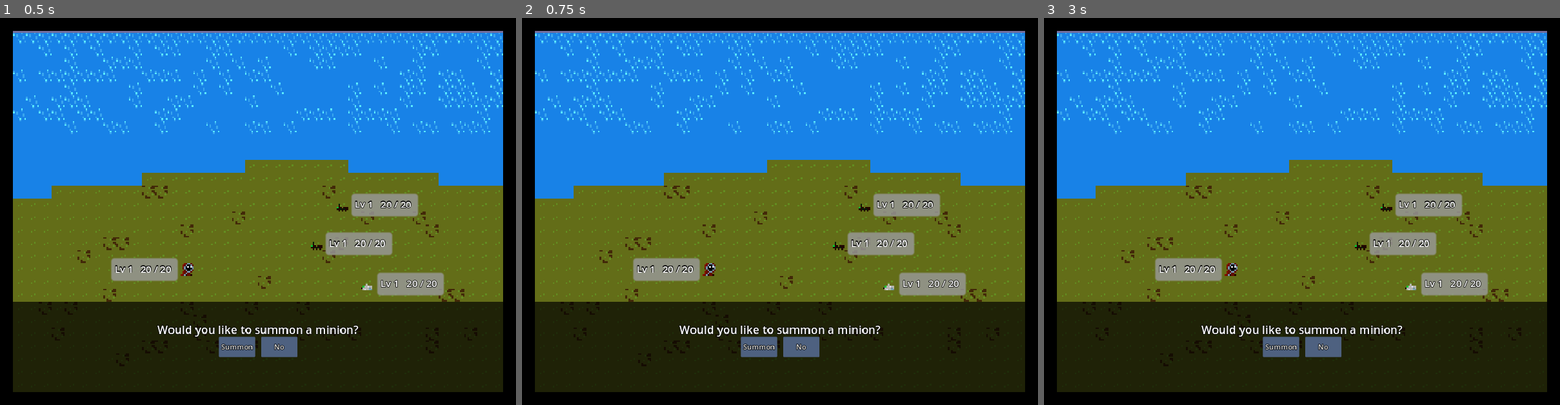
Above: before the commit, frames 1-3 (left to right).
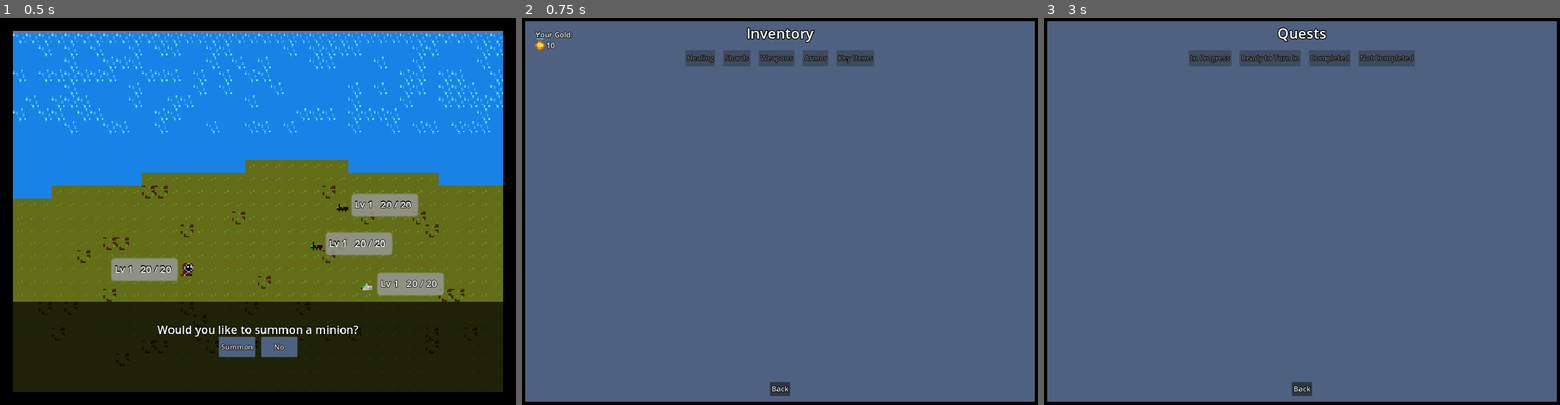
Above: after the commit, the same moments.

Repository: 123outerme/Shards-of-Grandeur
Game: Godot game, scene res://GameScenes/Battle.tscn
Two runs of this game, one before a commit and one after it. Both use one fixed random seed, a clock stepped at 60 frames per second and the inputs below. This scene is started directly instead of the project's main scene.
Inputs (mouse positions are in pixels of both pictures, inside the frame that each line leads up to):
- Up to frame 1 (0.5 s): no input
- Up to frame 2 (0.75 s): click "Summon" at 0.5 s
- Up to frame 3 (3 s): click "No" at 1.25 s; click (1302, 389) at 2 s, where only the run after the commit has a clickable "Back"; tap Enter at 2.75 s; hold D (move_right) from 2.78 s (still down); hold Q (game_quests) from 2.78 s (still down)

Frame 1 is identical in both runs. In frame 2, 96% of the frame differs, in the area x 0-100%, y 0-100%; in frame 3, 96%.
Error before the commit: Parse Error: Too few arguments for "command_guard()" call. Expected at least 1 but received 0. (res://Scripts/Battle/BattleScene/AllCommands.gd:19)

Commit message:
Completed inventory action, added UI shortcuts

Diff:
--- a/GameScenes/Battle.tscn
+++ b/GameScenes/Battle.tscn
@@ -10,6 +10,8 @@
 [ext_resource type="Script" path="res://Scripts/Battle/BattleScene/SummonMenu.gd" id="7_ghrgg"]
 [ext_resource type="Script" path="res://Scripts/Battle/BattleScene/Results.gd" id="9_ul6ls"]
 [ext_resource type="PackedScene" uid="uid://drjv6mqrkwq3n" path="res://Prefabs/UI/Inventory/InventoryPanel.tscn" id="10_4t0i5"]
+[ext_resource type="Script" path="res://Scripts/Battle/BattleScene/BattleUI.gd" id="10_ier4v"]
+[ext_resource type="PackedScene" uid="uid://qv1m7rspcxl3" path="res://Prefabs/UI/Quests/QuestsPanel.tscn" id="11_05pqh"]
 
 [sub_resource type="StyleBoxFlat" id="StyleBoxFlat_75ng8"]
 bg_color = Color(0, 0, 0, 0.686275)
@@ -54,6 +56,8 @@
 [node name="BattleCam" type="Camera2D" parent="." node_paths=PackedStringArray("battleController")]
 zoom = Vector2(4, 4)
 script = ExtResource("4_tdxwi")
+menuState = null
+commandingMinion = null
 battleController = NodePath("..")
 
 [node name="BattleTextBox" type="Node2D" parent="BattleCam"]
@@ -217,6 +221,7 @@
 Player Command"
 
 [node name="Moves" type="Control" parent="BattleCam/BattleTextBox/TextContainer/MarginContainer"]
+visible = false
 layout_mode = 2
 
 [node name="Results" type="Control" parent="BattleCam/BattleTextBox/TextContainer/MarginContainer" node_paths=PackedStringArray("battleUI")]
@@ -231,13 +236,19 @@
 offset_bottom = 224.0
 text = "This is the battle text box. It should hold a decent amount of information, that being text, controls/buttons/i …(289 unchanged characters)…
 
-[node name="UI" type="Node2D" parent="BattleCam"]
+[node name="UI" type="Node2D" parent="BattleCam" node_paths=PackedStringArray("battleUI")]
 scale = Vector2(0.25, 0.25)
+script = ExtResource("10_ier4v")
+battleUI = NodePath("..")
 
 [node name="InventoryPanelNode" parent="BattleCam/UI" instance=ExtResource("10_4t0i5")]
 visible = false
 position = Vector2(-640, -480)
 inBattle = true
+
+[node name="QuestsPanelNode" parent="BattleCam/UI" instance=ExtResource("11_05pqh")]
+visible = false
+position = Vector2(-640, -480)
 
 [connection signal="pressed" from="BattleCam/BattleTextBox/TextContainer/MarginContainer/Summon/YesSummon" to="BattleCam/BattleTextBox/TextContainer/MarginContainer/Summon" method="_on_yes_summon_pressed"]
 [connection signal="pressed" from="BattleCam/BattleTextBox/TextContainer/MarginContainer/Summon/NoSummon" to="BattleCam/BattleTextBox/TextContainer/MarginContainer/Summon" method="_on_no_summon_pressed"]
--- a/Scripts/Battle/BattleScene/AllCommands.gd
+++ b/Scripts/Battle/BattleScene/AllCommands.gd
@@ -5,9 +5,14 @@
 var commandingCombatant: CombatantNode = null
 var commandingMinion: bool = false
 
+@onready var backToPlayerCmdBtn: Button = get_node("BackToPlayerButton")
+
 # Called when the node enters the scene tree for the first time.
 func _ready():
 	pass # Replace with function body.
+
+func load_all_commands():
+	backToPlayerCmdBtn.visible = commandingMinion
 
 func _on_moves_button_pressed():
 	battleUI.set_menu_state(BattleState.Menu.MOVES)
@@ -16,7 +21,7 @@
 	battleUI.set_menu_state(BattleState.Menu.ITEMS)
 
 func _on_guard_button_pressed():
-	commandingCombatant.combatant.command = BattleCommand.command_guard()
+	commandingCombatant.combatant.command = BattleCommand.command_guard(commandingCombatant.combatant)
 	battleUI.complete_command()
 
 func _on_escape_button_pressed():
--- a/Scripts/Battle/BattleScene/BattleCam.gd
+++ b/Scripts/Battle/BattleScene/BattleCam.gd
@@ -7,6 +7,7 @@
 
 @onready var summonMenu: SummonMenu = get_node("BattleTextBox/TextContainer/MarginContainer/Summon")
 @onready var allCommands: AllCommands = get_node("BattleTextBox/TextContainer/MarginContainer/AllCommands")
+@onready var moves: Control = get_node("BattleTextBox/TextContainer/MarginContainer/Moves")
 @onready var results: Results = get_node("BattleTextBox/TextContainer/MarginContainer/Results")
 
 @onready var inventoryPanel: InventoryMenu = get_node("UI/InventoryPanelNode")
@@ -25,8 +26,11 @@
 	if allCommands.visible:
 		allCommands.commandingMinion = commandingMinion
 		allCommands.commandingCombatant = battleController.playerCombatant if commandingMinion else battleController.minionCombatant
+		allCommands.load_all_commands()
 	if menuState == BattleState.Menu.ITEMS:
 		open_inventory(false)
+
+	moves.visible = menuState == BattleState.Menu.MOVES
 
 	results.visible = menuState == BattleState.Menu.RESULTS
 
@@ -44,14 +48,17 @@
 		inventoryPanel.selectedFilter = Item.Type.SHARD
 	inventoryPanel.toggle()
 
-func _on_inventory_panel_node_item_used(item: Item):
+func _on_inventory_panel_node_item_used(slot: InventorySlot):
 	if menuState == BattleState.Menu.SUMMON:
-		var shard = item as Shard
+		PlayerResources.inventory.trash_item(slot)
+		var shard = slot.item as Shard
 		battleController.summon_minion(shard)
 		set_menu_state(BattleState.Menu.ALL_COMMANDS)
 	if menuState == BattleState.Menu.ITEMS:
 		if commandingMinion:
-			pass # TODO: set minion command
+			battleController.minionCombatant.combatant.command = \
+					BattleCommand.new(BattleCommand.Type.USE_ITEM, null, slot, [])
 		else:
 			pass # TODO: set player command
+		set_menu_state(BattleState.Menu.PICK_TARGETS)
 	inventoryPanel.toggle()
--- a/Scripts/Battle/BattleScene/BattleCommand.gd
+++ b/Scripts/Battle/BattleScene/BattleCommand.gd
@@ -10,7 +10,7 @@
 
 @export var type: Type = Type.NONE
 @export var move: Move = null
-@export var item: Item = null
+@export var slot: InventorySlot = null
 @export var targets: Array[Combatant]
 
 static func command_guard(combatant: Combatant) -> BattleCommand:
@@ -32,10 +32,10 @@
 func _init(
 	i_type = Type.NONE,
 	i_move = null,
-	i_item = null,
+	i_slot = null,
 	i_targets: Array[Combatant] = [],
 ):
 	type = i_type
 	move = i_move
-	item = i_item
+	slot = i_slot
 	targets = i_targets
--- /dev/null
+++ b/Scripts/Battle/BattleScene/BattleUI.gd
@@ -0,0 +1,22 @@
+extends Node2D
+
+@export var battleUI: BattleUI
+
+@onready var inventoryMenu: InventoryMenu = get_node("InventoryPanelNode")
+@onready var questsMenu: QuestsMenu = get_node("QuestsPanelNode")
+
+# Called when the node enters the scene tree for the first time.
+func _ready():
+	pass # Replace with function body.
+
+func _unhandled_input(event):
+	if event.is_action_pressed("game_inventory") and (inventoryMenu.visible or battleUI.menuState == BattleState.Menu.ALL_COMMANDS):
+		if battleUI.menuState == BattleState.Menu.ALL_COMMANDS or battleUI.menuState == BattleState.Menu.ITEMS:
+			var newMenuState: BattleState.Menu = BattleState.Menu.ITEMS # if in all commands, go to items
+			if battleUI.menuState == BattleState.Menu.ITEMS:
+				newMenuState = BattleState.Menu.ALL_COMMANDS # if in items, go back to all commands
+				inventoryMenu.toggle() # and turn off the menu
+			battleUI.set_menu_state(newMenuState) # if all commands, menu will come up
+
+	if event.is_action_pressed("game_quests"):
+		questsMenu.toggle()
--- a/Scripts/Inventory/Inventory.gd
+++ b/Scripts/Inventory/Inventory.gd
@@ -22,7 +22,7 @@
 	)
 	return true
 
-func use_item(item: Item, target):
+func use_item(item: Item, target: Combatant):
 	item.use(target)
 	for slot in inventorySlots:
 		if slot.item == item and item.usable:
--- a/Scripts/Inventory/Item.gd
+++ b/Scripts/Inventory/Item.gd
@@ -60,5 +60,6 @@
 	consumable = i_consumable
 	equippable = i_equippable
 
-func use(target):
+func use(target: Combatant):
+	print("If you're seeing this, implement Item.use() in item type:", itemType)
 	pass # "virtual" function - does nothing. Override in inherting classes!
--- a/Scripts/Inventory/Items/Healing.gd
+++ b/Scripts/Inventory/Items/Healing.gd
@@ -20,5 +20,5 @@
 	super._init(i_sprite, i_name, i_type, i_itemDescription, i_cost, i_maxCount, i_usable, i_battleUsable, i_consumable, i_equippable)
 	healBy = i_healBy
 
-func use(target):
-	pass # todo heal target
+func use(target: Combatant):
+	target.currentHp = min(target.currentHp + healBy, target.stats.maxHp)
--- a/Scripts/Inventory/Items/Shard.gd
+++ b/Scripts/Inventory/Items/Shard.gd
@@ -17,5 +17,9 @@
 ):
 	super._init(i_sprite, i_name, i_type, i_itemDescription, i_cost, i_maxCount, i_usable, i_battleUsable, i_consumable, i_equippable)
 
+func use(target: Combatant):
+	pass # TODO: learn a move from the shard. May be implemented in the Overworld/Pause scenes instead
+	# Battle scene already handles summoning from Shard
+
 func get_combatant() -> Combatant:
 	return Combatant.load_combatant_resource(combatantSaveName)
--- a/Scripts/Menus/InventoryPanel/InventoryMenu.gd
+++ b/Scripts/Menus/InventoryPanel/InventoryMenu.gd
@@ -1,7 +1,7 @@
 extends Node2D
 class_name InventoryMenu
 
-signal item_used(item: Item)
+signal item_used(slot: InventorySlot)
 signal back_pressed
 
 @export_category("InventoryPanel - Filters")
--- a/Scripts/Menus/InventoryPanel/InventorySlotPanel.gd
+++ b/Scripts/Menus/InventoryPanel/InventorySlotPanel.gd
@@ -41,9 +41,11 @@
 	var battleUseDisabled: bool = inventorySlot.item.itemType == Item.Type.SHARD and not summoning
 	useButton.disabled = not inventorySlot.item.usable or (not inventorySlot.item.battleUsable and inBattle) or battleUseDisabled
 
-	equipButton.visible = not isShopItem and inventorySlot.item.equippable and not isEquipped and not inBattle
+	equipButton.visible = not isShopItem and inventorySlot.item.equippable and not isEquipped
+	equipButton.disabled = inBattle
 
-	unequipButton.visible = not isShopItem and isEquipped and not inBattle
+	unequipButton.visible = not isShopItem and isEquipped
+	unequipButton.disabled = inBattle
 
 	trashButton.visible = not isShopItem
 	trashButton.disabled = not (inventorySlot.item.consumable or inventorySlot.item.equippable) or isEquipped
@@ -55,8 +57,9 @@
 	sellButton.disabled = isShopItem and not isPlayerItem and inventorySlot.count >= inventorySlot.item.maxCount
 
 func _on_use_button_pressed():
-	PlayerResources.inventory.use_item(inventorySlot.item, null) # TODO pick target
-	inventoryMenu.item_used.emit(inventorySlot.item)
+	if not inBattle: # if not in battle use it immediately. Otherwise,
+		PlayerResources.inventory.use_item(inventorySlot.item, PlayerResources.player.combatant)
+	inventoryMenu.item_used.emit(inventorySlot)
 	inventoryMenu.load_inventory_panel() # rebuild the whole menu - item slot might have been all used up
 
 func _on_equip_button_pressed():
Not shown: 1 places in GameScenes/Battle.tscn that only renumber resources
